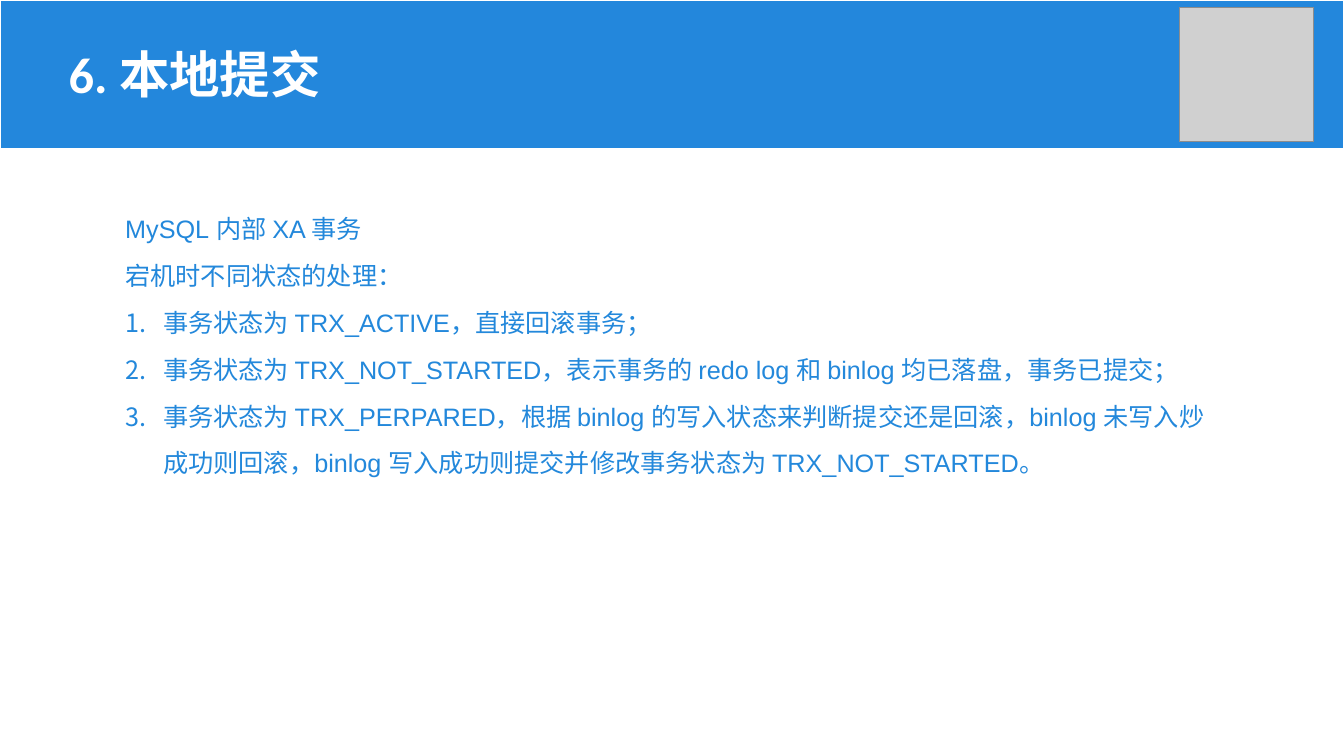
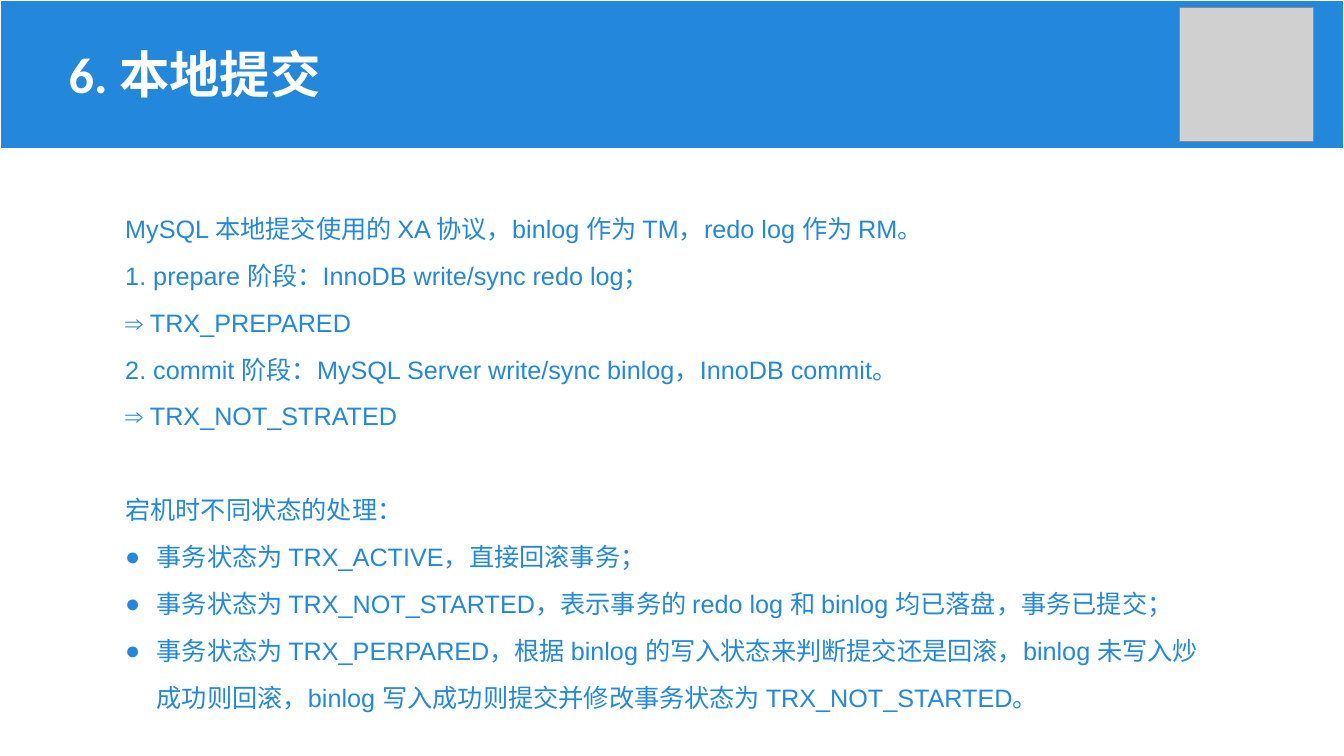
Before and after one commit to Khighness/bplustree, a slide deck: slide 23 of docs/cantai.pptx (slide 25 before the commit). Drawn at 1344x756 pixels with LibreOffice and Linux fonts; fonts in the diff are those of the drawing; grey boxes stand for pictures. Boxes give left, top, right and bottom in pixels: in the first picture for what was removed or moved away, otherwise in the second. Text is boxed around its words. In the diff, an @@ line names an element or a change of style, - is before the commit and + after.

```diff
--- a/docs/cantai.pptx
+++ b/docs/cantai.pptx
@@ text at (x1=125, y1=217, x2=922, y2=430): text changed @@
-MySQL 内部 XA 事务
+MySQL 本地提交使用的 XA 协议，binlog 作为 TM，redo log 作为 RM。
+1. prepare 阶段：InnoDB write/sync redo log；
+⇒ TRX_PREPARED
+2. commit 阶段：MySQL Server write/sync binlog，InnoDB commit。
+⇒ TRX_NOT_STRATED
@@ text at (x1=157, y1=544, x2=1198, y2=713): bullet 1. to ● @@
```
Also in this commit, not shown: 3 other slides changed, 2 slides removed.
